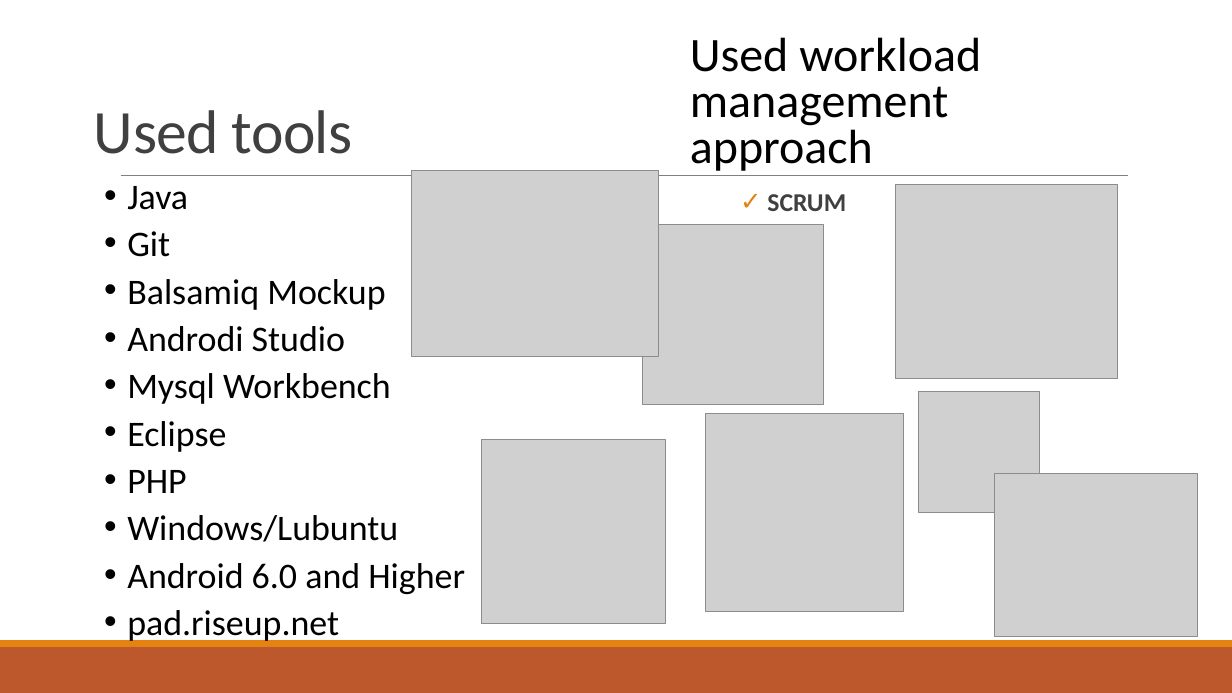
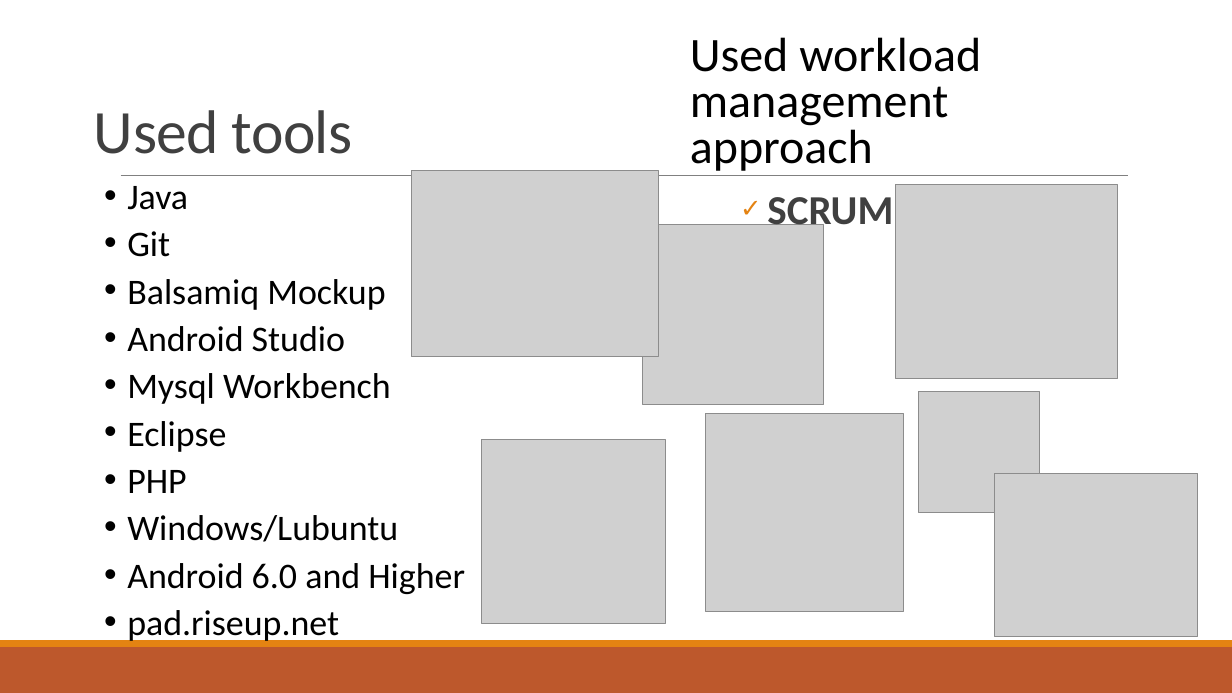
Before and after one commit to bricht/piens-un-maize, a slide deck: slide 3 of presentation/MilknBread.pptx. Drawn at 1232x693 pixels with LibreOffice and Linux fonts; fonts in the diff are those of the drawing; grey boxes stand for pictures. Boxes give left, top, right and bottom in pixels: in the first picture for what was removed or moved away, otherwise in the second. Text is boxed around its words. In the diff, an @@ line names an element or a change of style, - is before the commit and + after.

```diff
--- a/presentation/MilknBread.pptx
+++ b/presentation/MilknBread.pptx
@@ text "SCRUM" at bbox=[767, 197, 893, 235]: size 20 to 32 pt @@
@@ text at bbox=[127, 326, 345, 352]: text changed @@
-• Androdi Studio
+• Android Studio
```
Also in this commit, not shown: 2 other slides changed, 1 slide added, 1 other file.
